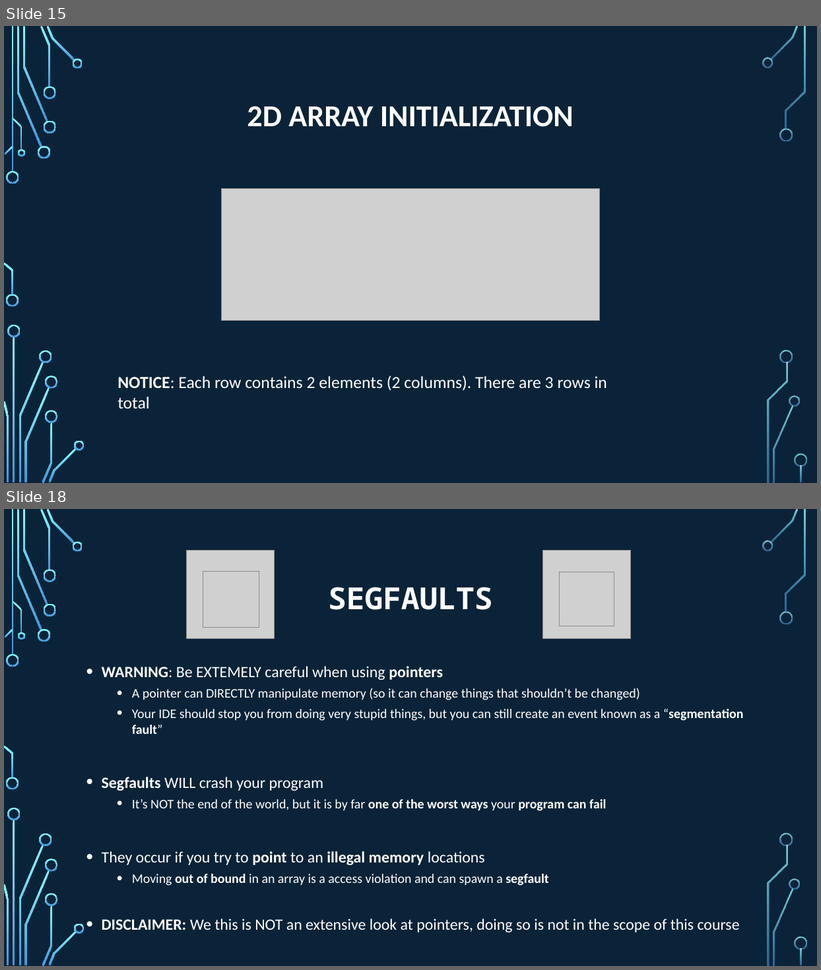
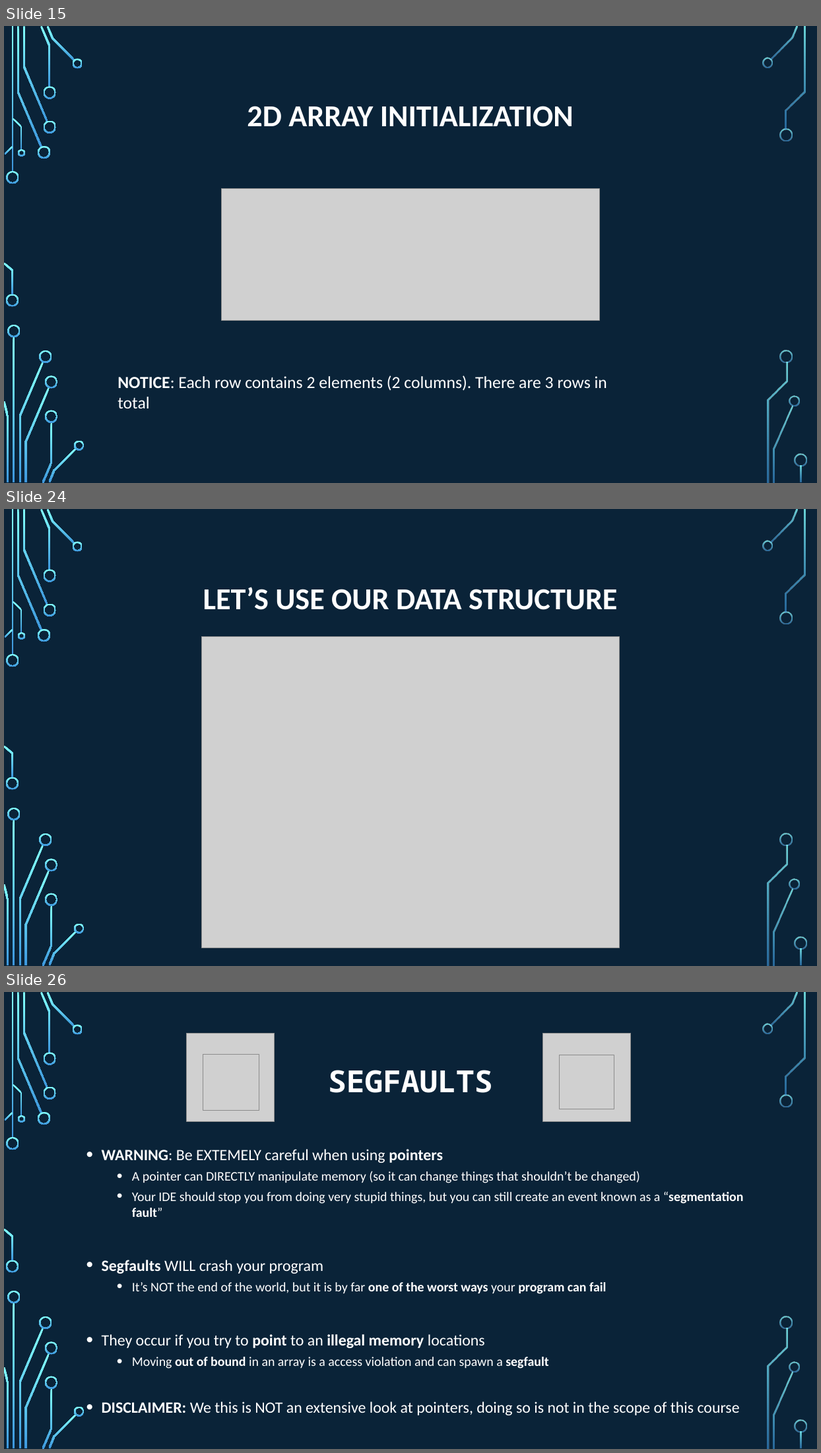
Before and after one commit to psypdt/ZIS_C-_Summer_Course_2019, a slide deck: Day_5/Day_5.pptx. Shown one above the other, each under a label of ours: slides 15 and 18 before the commit, slides 15, 24 and 26 after it; the slides between them are not shown. The pictures are 821x970 and 821x1453 pixels, drawn with LibreOffice and Linux fonts; fonts in the diff are those of the drawing; grey boxes stand for pictures; background and template pictures are left out. Boxes give left, top, right and bottom in pixels: in the first picture for what was removed or moved away, otherwise in the second. Text is boxed around its words. In the diff, an @@ line names an element or a change of style, - is before the commit and + after.

```diff
--- a/Day_5/Day_5.pptx
+++ b/Day_5/Day_5.pptx
@@ slide 24 added at bbox=[4, 509, 817, 966], background picture (left out); not listed: 36 template elements that a slide beside it also shows @@
@@ title added at bbox=[203, 587, 617, 610], 36 pt, text #FFFFFF, bold @@
+LET’S USE OUR DATA STRUCTURE
@@ picture added at bbox=[201, 636, 620, 948] @@
@@ what was slide 18 is now slide 26 @@
```
Also in this commit, not shown: 1 slide changed, 8 other slides added, 1 slide removed, 1 other file.
